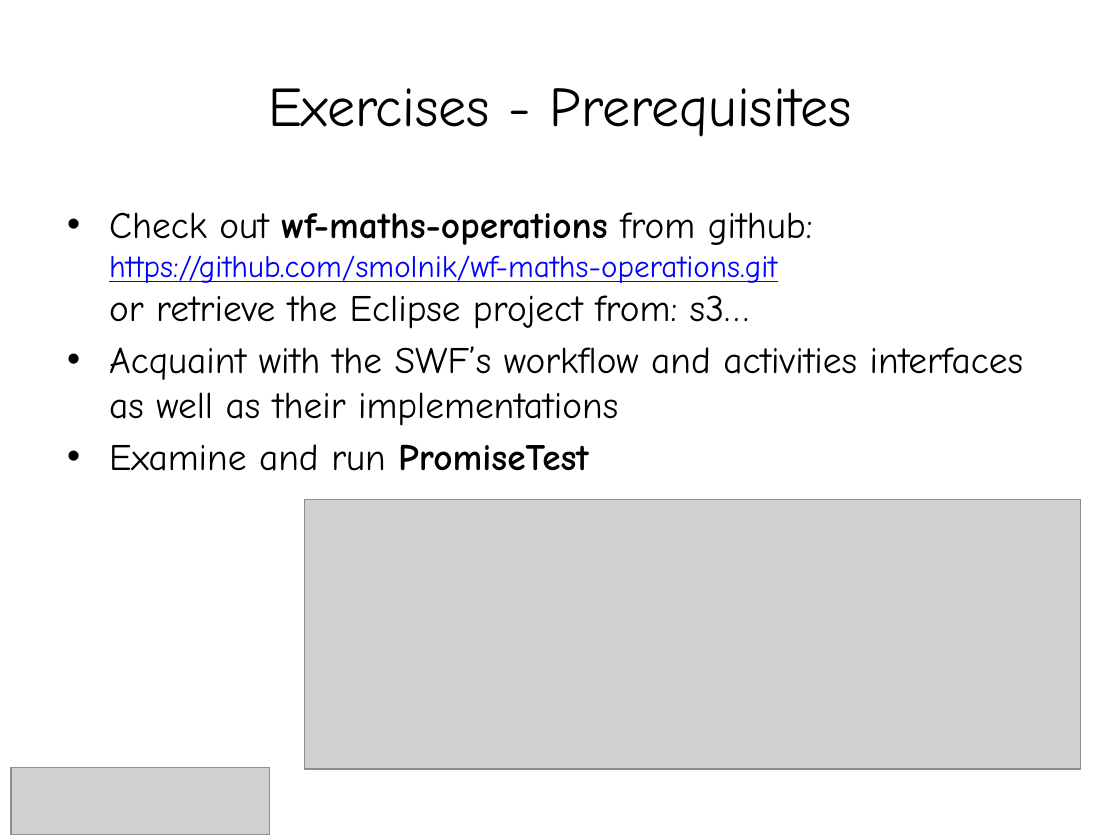
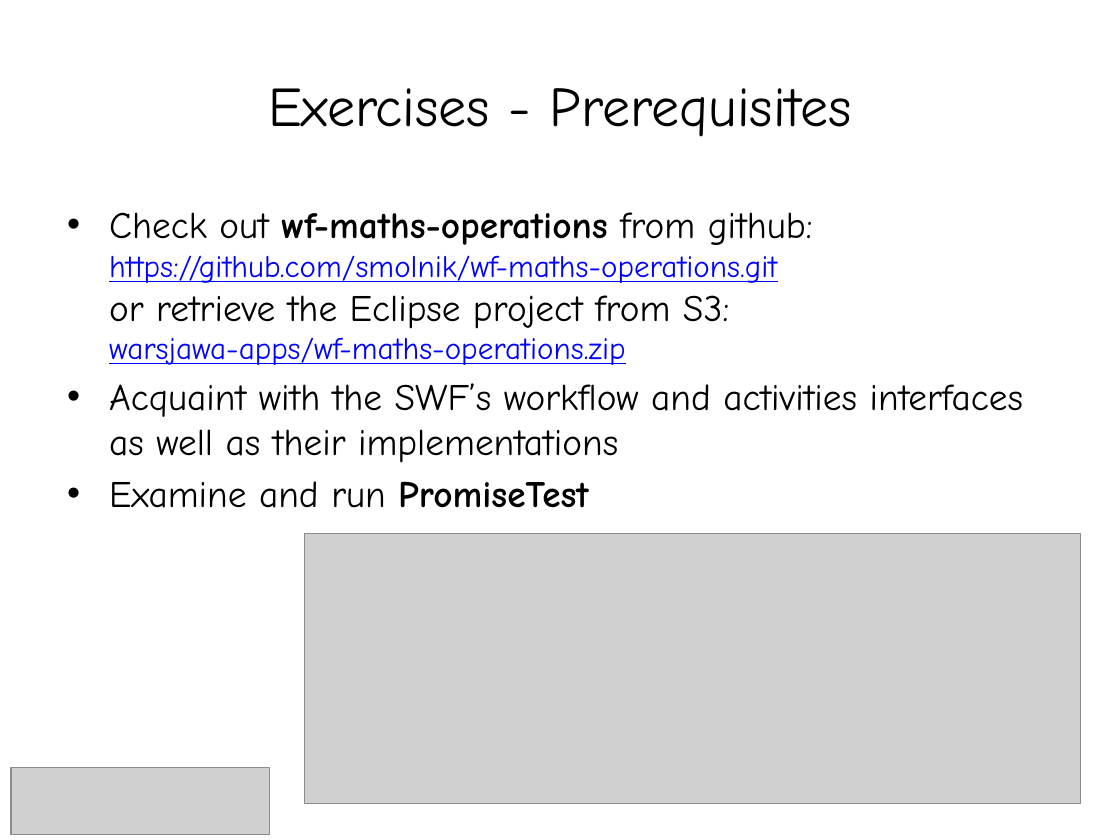
Before and after one commit to smolnik/diagrams, a slide deck: slide 12 of presentations/aws_wf_workshops.pptx. Drawn at 1120x840 pixels with LibreOffice and Linux fonts; fonts in the diff are those of the drawing; grey boxes stand for pictures. Boxes give left, top, right and bottom in pixels: in the first picture for what was removed or moved away, otherwise in the second. Text is boxed around its words. In the diff, an @@ line names an element or a change of style, - is before the commit and + after.

```diff
--- a/presentations/aws_wf_workshops.pptx
+++ b/presentations/aws_wf_workshops.pptx
@@ text at (109, 212, 813, 365): text changed; size 24 to 20 pt; text colour #000000 to #0000FF @@
-• Check out wf-maths-operations from github: https://github.com/smolnik/wf-maths-operations.git
-  or retrieve the Eclipse project from: s3…
+• Check out wf-maths-operations from github: https://github.com/smolnik/wf-maths-operations.git
+  or retrieve the Eclipse project from S3:
+  warsjawa-apps/wf-maths-operations.zip
@@ picture: place and size @@
-picture at (305, 500, 1081, 769)
+picture at (305, 533, 1081, 803)
```
Also in this commit, not shown: 1 other slide changed, 1 other file.
